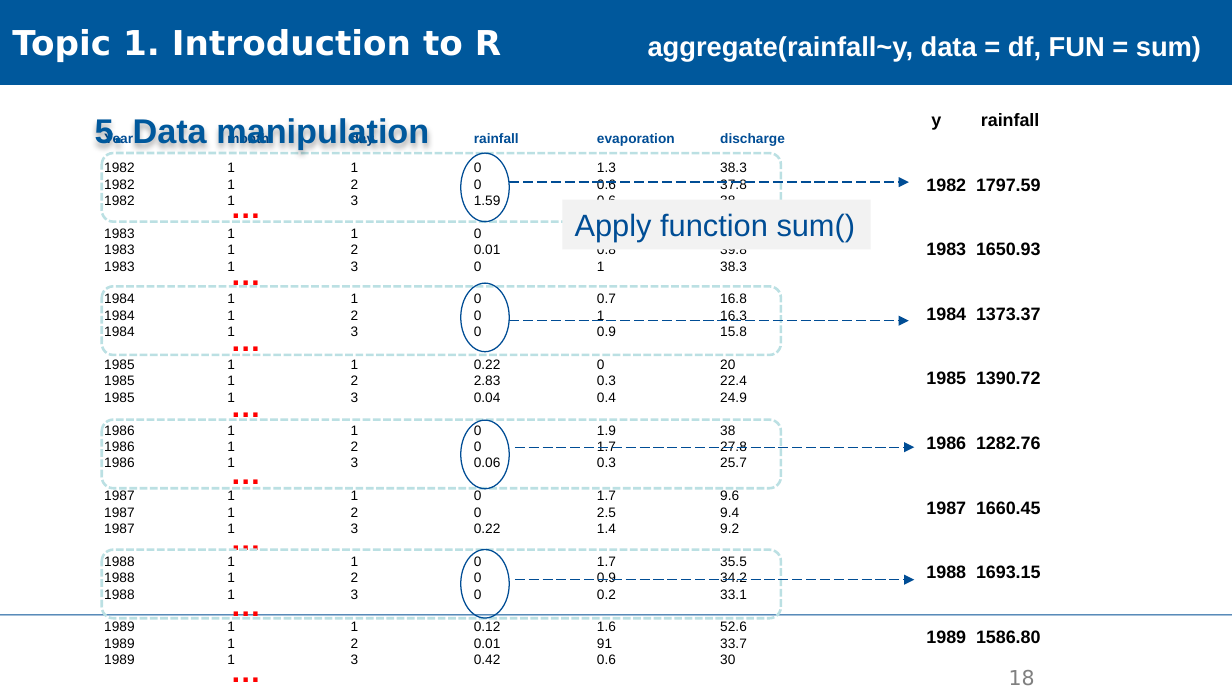
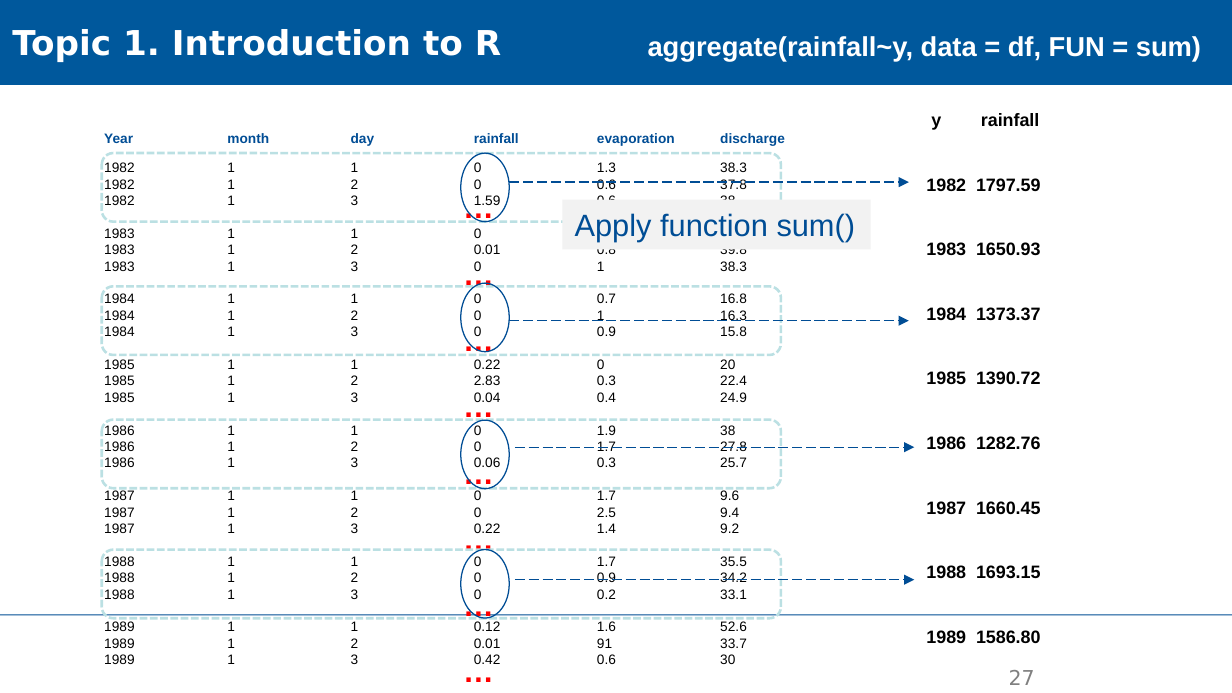
Before and after one commit to XiaoxiangGuanGFZ/FloodRiskSeminar, a slide deck: slide 27 of slides/FRS_exercise_R.pptx (slide 18 before the commit). Drawn at 1232x693 pixels with LibreOffice and Linux fonts; fonts in the diff are those of the drawing; background and template pictures are left out. Boxes give left, top, right and bottom in pixels: in the first picture for what was removed or moved away, otherwise in the second. Text is boxed around its words. In the diff, an @@ line names an element or a change of style, - is before the commit and + after.

```diff
--- a/slides/FRS_exercise_R.pptx
+++ b/slides/FRS_exercise_R.pptx
@@ text removed at [95,116,429,150] @@
-5. Data manipulation
@@ 8 texts: place and size @@
-8 texts at [218,182,354,693]
+8 texts at [451,182,586,693]
@@ page number at [1009,670,1035,685]: text changed @@
-18
+27
```
Also in this commit, not shown: 1 other slide changed, 10 slides added, 3 other files.
